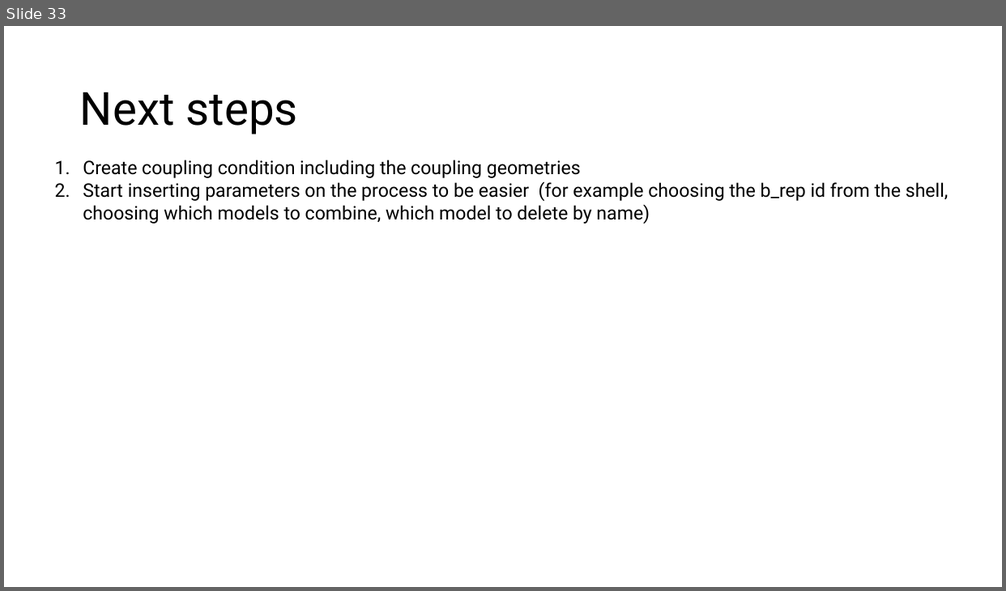
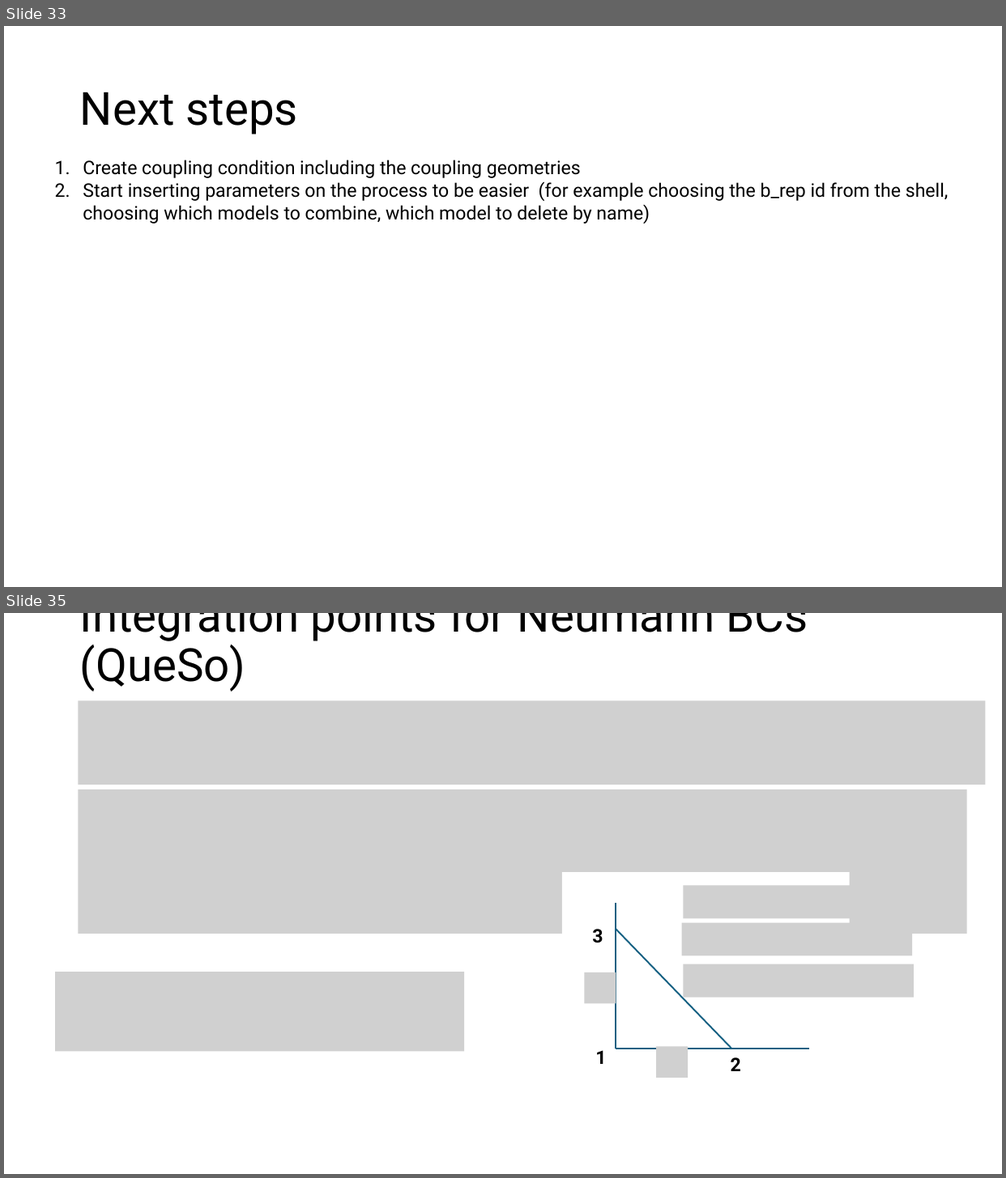
Before and after one commit to Minasmech/SolidShellCouplingIGA, a slide deck: Thesis_Notes.pptx. Shown one above the other, each under a label of ours: slide 33 before the commit, slides 33 and 35 after it; the slides between them are not shown. The pictures are 1006x591 and 1006x1178 pixels, drawn with LibreOffice and Linux fonts; fonts in the diff are those of the drawing; grey boxes stand for pictures. Boxes give left, top, right and bottom in pixels: in the first picture for what was removed or moved away, otherwise in the second. Text is boxed around its words. In the diff, an @@ line names an element or a change of style, - is before the commit and + after.

```diff
--- a/Thesis_Notes.pptx
+++ b/Thesis_Notes.pptx
@@ slide 35 added at (4, 613, 1002, 1174), background #FFFFFF @@
@@ title added at (80, 613, 808, 692), 44 pt, text #000000 @@
+Integration points for Neumann BCs (QueSo)
@@ picture added at (78, 700, 986, 785) @@
@@ picture added at (78, 790, 967, 934) @@
@@ picture added at (683, 885, 914, 918) @@
@@ picture added at (681, 923, 912, 956) @@
@@ group added at (562, 873, 850, 1087): 3 lines, 3 texts, 2 pictures, 1 rectangle @@
+2
+1
+3
@@ picture added at (55, 973, 464, 1052) @@
@@ picture added at (683, 964, 914, 997) @@
```
Also in this commit, not shown: 1 slide changed, 5 other slides added, 5 other files.
